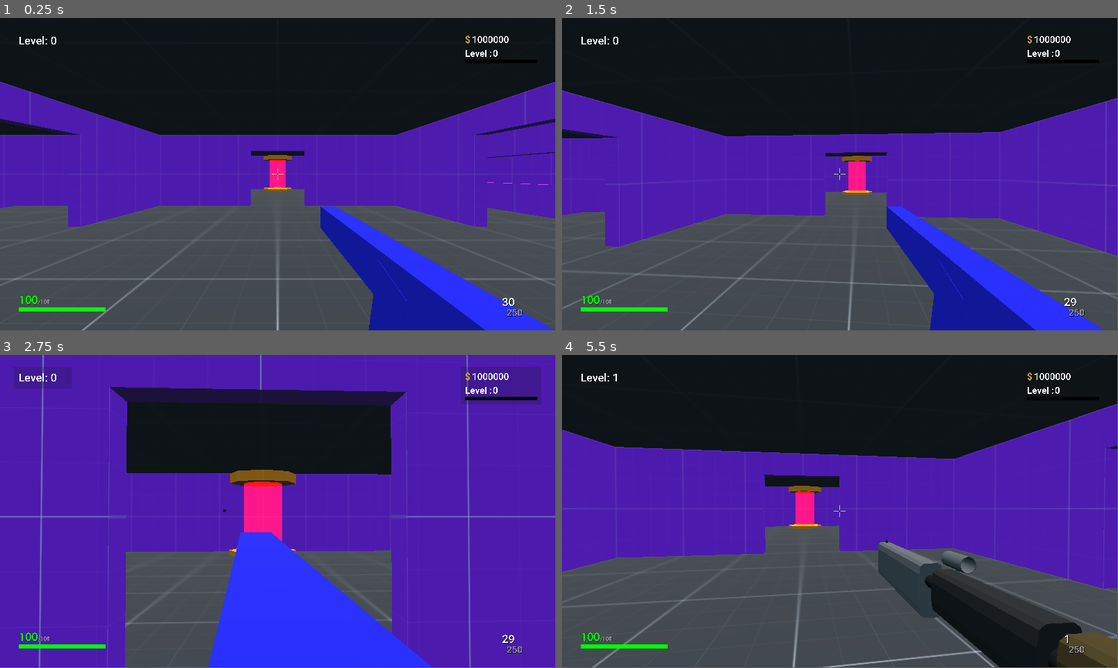
Above: before the commit, frames 1-4 (two rows, left to right).
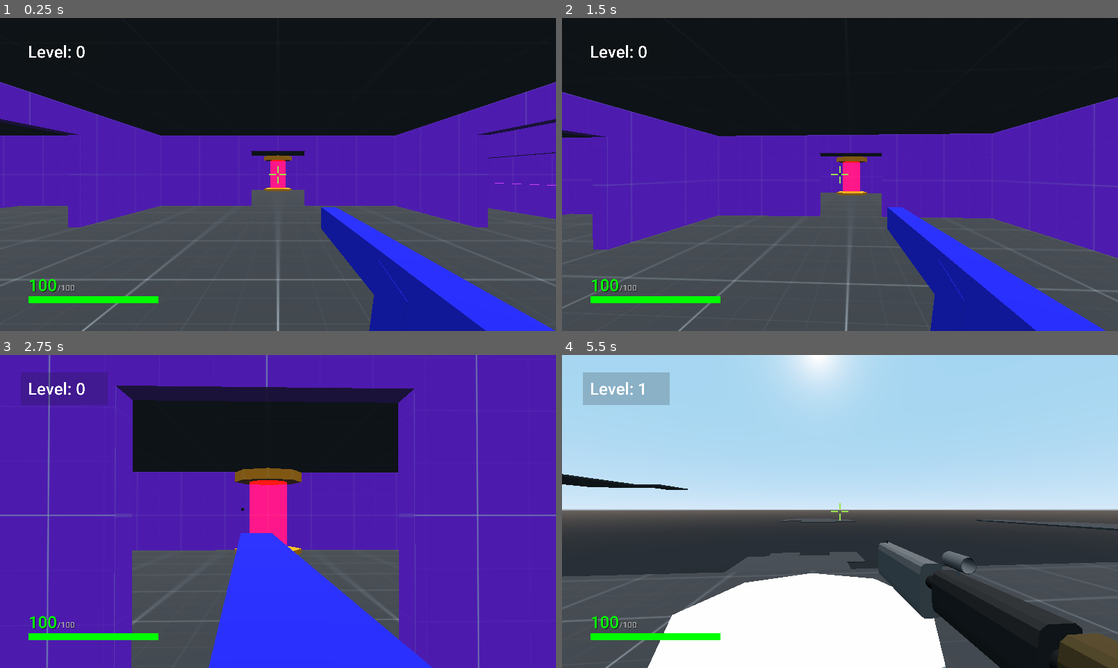
Above: after the commit, the same moments.

Repository: MetSpek/UntitledFPS
Game: Godot game, scene res://Scenes/Worlds/MainMenu.tscn
Same seed, same stepped clock (60 frames per second), same inputs: the game is played once before the commit and once after it.
Inputs (mouse positions are in pixels of both pictures, inside the frame that each line leads up to):
- Up to frame 1 (0.25 s): no input
- Up to frame 2 (1.5 s): tap Enter at 0.5 s; move the mouse to (867, 171) at 0.52 s; hold Ctrl (crouch) 0.53-1.28 s; hold W (move_forward) from 0.53 s (still down); tap Space (jump) at 0.77 s; move the mouse to (812, 174) at 1.27 s; click (812, 174) at 1.35 s
- Up to frame 3 (2.75 s): keep holding W (move_forward); tap Space (jump) at 1.52 s; move the mouse to (289, 505) at 2.02 s; hold Right mouse button (fire_weapon_2) from 2.03 s (still down)
- Up to frame 4 (5.5 s): keep holding W (move_forward); move the mouse to (834, 514) at 2.77 s; release Right mouse button (fire_weapon_2) at 2.78 s; tap E (interacting) at 2.85 s; tap Space (jump) at 3.02, 3.77, 4.52 s; move the mouse to (878, 514) at 3.52 s; hold Mouse wheel up (next_weapon) 3.53-4.28 s; move the mouse to (795, 508) at 4.27 s; tap Mouse wheel down (previous_weapon) at 4.35 s; move the mouse to (845, 511) at 5.02 s; tap Shift (sprint) at 5.1 s
The window is 799x449 before the commit and 800x450 after it. Grey fills any space a smaller window leaves; there, only what the larger window draws over its background counts as a difference.

The runs differ from the first frame. In frame 1, 2.1% of the frame differs, in the area x 0-100%, y 0-100%; in frame 2, 4.2%; in frame 3, 9.6%; in frame 4, 81%.

Commit message:
Version 0.0.1.15
- Added start of level
- Added teleporters
- Added jump pads

Diff:
--- a/Scenes/Players/PlayerTemplate.tscn
+++ b/Scenes/Players/PlayerTemplate.tscn
@@ -367,7 +367,7 @@
 
 [node name="Camera" type="Camera" parent="Head"]
 current = true
-far = 200.0
+far = 1000.0
 
 [node name="RayCast" type="RayCast" parent="Head/Camera"]
 enabled = true
--- /dev/null
+++ b/Scenes/Worlds/Items/JumpPad.tscn
@@ -0,0 +1,36 @@
+[gd_scene load_steps=4 format=2]
+
+[ext_resource path="res://Scripts/World/Items/JumpPad.gd" type="Script" id=1]
+
+[sub_resource type="CylinderShape" id=1]
+radius = 4.5
+height = 1.0
+
+[sub_resource type="Curve3D" id=2]
+_data = {
+"points": PoolVector3Array(  ),
+"tilts": PoolRealArray(  )
+}
+
+[node name="JumpPad" type="Spatial"]
+transform = Transform( 1, 0, 0, 0, 1, 0, 0, 0, 1, 0, 0, -104 )
+script = ExtResource( 1 )
+
+[node name="Area" type="Area" parent="." groups=["JumpPad"]]
+collision_layer = 0
+collision_mask = 2
+
+[node name="CollisionShape" type="CollisionShape" parent="Area"]
+transform = Transform( 1, 0, 0, 0, 1, 0, 0, 0, 1, 0, 1.05838, 0 )
+shape = SubResource( 1 )
+
+[node name="CSGCylinder" type="CSGCylinder" parent="."]
+transform = Transform( 1, 0, 0, 0, 1, 0, 0, 0, 1, 0, 1, 0 )
+radius = 4.5
+
+[node name="Path" type="Path" parent="."]
+curve = SubResource( 2 )
+
+[node name="PathFollow" type="PathFollow" parent="Path"]
+
+[connection signal="body_entered" from="Area" to="." method="_on_Area_body_entered"]
--- /dev/null
+++ b/Scenes/Worlds/Items/SmallTeleporter.tscn
@@ -0,0 +1,23 @@
+[gd_scene load_steps=3 format=2]
+
+[ext_resource path="res://Scripts/World/Items/SmallTeleporter.gd" type="Script" id=1]
+
+[sub_resource type="CylinderShape" id=1]
+radius = 4.5
+height = 1.0
+
+[node name="SmallTeleporter" type="Spatial" groups=["SmallTeleporter"]]
+script = ExtResource( 1 )
+
+[node name="Area" type="Area" parent="." groups=["JumpPad"]]
+collision_mask = 2
+
+[node name="CollisionShape" type="CollisionShape" parent="Area"]
+transform = Transform( 1, 0, 0, 0, 1, 0, 0, 0, 1, 0, 1.05838, 0 )
+shape = SubResource( 1 )
+
+[node name="CSGCylinder" type="CSGCylinder" parent="."]
+transform = Transform( 1, 0, 0, 0, 1, 0, 0, 0, 1, 0, 1, 0 )
+radius = 4.5
+
+[connection signal="body_entered" from="Area" to="." method="_on_Area_body_entered"]
--- /dev/null
+++ b/Scenes/Worlds/Levels/LevelFloatingislands.tscn
@@ -0,0 +1,125 @@
+[gd_scene load_steps=5 format=2]
+
+[ext_resource path="res://Scenes/Worlds/WorldTemplate.tscn" type="PackedScene" id=1]
+[ext_resource path="res://Scenes/Players/PlayerTemplate.tscn" type="PackedScene" id=2]
+[ext_resource path="res://Resources/Materials/Prototype/DarkMaterial.tres" type="Material" id=3]
+[ext_resource path="res://Scenes/Worlds/Items/JumpPad.tscn" type="PackedScene" id=4]
+
+[node name="LevelFloatingislands" instance=ExtResource( 1 )]
+
+[node name="IslandNorth" type="CSGBox" parent="Enviroment/Floors" index="0"]
+transform = Transform( 1, 0, 0, 0, 1, 0, 0, 0, 1, -329, 43.5, -398.5 )
+width = 94.0
+depth = 222.0
+material = ExtResource( 3 )
+
+[node name="IslandPiece" type="CSGBox" parent="Enviroment/Floors/IslandNorth" index="0"]
+transform = Transform( 1, 0, 0, 0, 1, 0, 0, 0, 1, -72, 0, 18.5 )
+width = 50.0
+depth = 158.0
+material = ExtResource( 3 )
+
+[node name="IslandPiece2" type="CSGBox" parent="Enviroment/Floors/IslandNorth" index="1"]
+transform = Transform( 1, 0, 0, 0, 1, 0, 0, 0, 1, 65, 0, -110.5 )
+width = 36.0
+depth = 76.0
+material = ExtResource( 3 )
+
+[node name="IslandEast" type="CSGBox" parent="Enviroment/Floors" index="1"]
+transform = Transform( 1, 0, 0, 0, 1, 0, 0, 0, 1, 0, -28, -799 )
+width = 94.0
+depth = 222.0
+material = ExtResource( 3 )
+
+[node name="IslandPiece" type="CSGBox" parent="Enviroment/Floors/IslandEast" index="0"]
+transform = Transform( 1, 0, 0, 0, 1, 0, 0, 0, 1, 74.5, 0, 27 )
+width = 55.0
+depth = 143.0
+material = ExtResource( 3 )
+
+[node name="IslandPiece2" type="CSGBox" parent="Enviroment/Floors/IslandEast" index="1"]
+transform = Transform( -4.37114e-08, 0, -1, 0, 1, 0, 1, 0, -4.37114e-08, -76, 0, -24 )
+width = 148.0
+depth = 58.0
+material = ExtResource( 3 )
+
+[node name="IslandSouth" type="CSGBox" parent="Enviroment/Floors" index="2"]
+transform = Transform( 1, 0, 0, 0, 1, 0, 0, 0, 1, 353, -15.5, -338 )
+width = 94.0
+depth = 145.0
+material = ExtResource( 3 )
+
+[node name="IslandPiece" type="CSGBox" parent="Enviroment/Floors/IslandSouth" index="0"]
+transform = Transform( 1, 0, 0, 0, 1, 0, 0, 0, 1, -21.5, 0, -119 )
+width = 50.0
+depth = 93.0
+material = ExtResource( 3 )
+
+[node name="IslandWest" type="CSGBox" parent="Enviroment/Floors" index="3"]
+width = 94.0
+depth = 222.0
+material = ExtResource( 3 )
+
+[node name="IslandPiece" type="CSGBox" parent="Enviroment/Floors/IslandWest" index="0"]
+transform = Transform( 1, 0, 0, 0, 1, 0, 0, 0, 1, 83.5, 0, -15 )
+width = 73.0
+depth = 150.0
+material = ExtResource( 3 )
+
+[node name="IslandPiece2" type="CSGBox" parent="Enviroment/Floors/IslandWest" index="1"]
+transform = Transform( -4.37114e-08, 0, -1, 0, 1, 0, 1, 0, -4.37114e-08, -86, 0, -25 )
+width = 39.0
+depth = 78.0
+material = ExtResource( 3 )
+
+[node name="IslandMiddle" type="CSGBox" parent="Enviroment/Floors" index="4"]
+transform = Transform( 1, 0, 0, 0, 1, 0, 0, 0, 1, 0, -80, -398.5 )
+width = 94.0
+depth = 222.0
+material = ExtResource( 3 )
+
+[node name="IslandPiece" type="CSGBox" parent="Enviroment/Floors/IslandMiddle" index="0"]
+transform = Transform( 1, 0, 0, 0, 1, 0, 0, 0, 1, 74.5, 0, 75.5 )
+width = 55.0
+depth = 96.0
+material = ExtResource( 3 )
+
+[node name="IslandPiece2" type="CSGBox" parent="Enviroment/Floors/IslandMiddle" index="1"]
+transform = Transform( -4.37114e-08, 0, -1, 0, 1, 0, 1, 0, -4.37114e-08, -86, 0, -37 )
+width = 148.0
+depth = 78.0
+material = ExtResource( 3 )
+
+[node name="IslandPiece3" type="CSGBox" parent="Enviroment/Floors/IslandMiddle" index="2"]
+transform = Transform( 1, 0, 0, 0, 1, 0, 0, 0, 1, -74.5, 0, 85 )
+width = 55.0
+depth = 96.0
+material = ExtResource( 3 )
+
+[node name="IslandPiece4" type="CSGBox" parent="Enviroment/Floors/IslandMiddle" index="3"]
+transform = Transform( 1, 0, 0, 0, 1, 0, 0, 0, 1, -61.5, 0, -126 )
+width = 55.0
+depth = 30.0
+material = ExtResource( 3 )
+
+[node name="IslandPiece5" type="CSGBox" parent="Enviroment/Floors/IslandMiddle" index="4"]
+transform = Transform( 1, 0, 0, 0, 1, 0, 0, 0, 1, 49.5, 0, -126 )
+width = 55.0
+depth = 30.0
+material = ExtResource( 3 )
+
+[node name="IslandPiece6" type="CSGBox" parent="Enviroment/Floors/IslandMiddle" index="5"]
+transform = Transform( -4.37114e-08, 0, -1, 0, 1, 0, 1, 0, -4.37114e-08, 62, 0, -83.5 )
+width = 55.0
+depth = 30.0
+material = ExtResource( 3 )
+
+[node name="JumpPad" type="Spatial" parent="Enviroment/Items" index="0"]
+
+[node name="JumpPadEM" parent="Enviroment/Items/JumpPad" index="0" instance=ExtResource( 4 )]
+move_y = 40.0
+move_z = -54.0
+slowdown = 2.0
+
+[node name="PlayerTemplate" parent="Player" index="0" instance=ExtResource( 2 )]
+transform = Transform( 1, 0, 0, 0, 1, 0, 0, 0, 1, 0, 8, -87.4866 )
--- a/Scenes/Worlds/MainMenu.tscn
+++ b/Scenes/Worlds/MainMenu.tscn
@@ -9,6 +9,7 @@
 [ext_resource path="res://Resources/Materials/Prototype/RedMaterial.tres" type="Material" id=7]
 [ext_resource path="res://Scripts/World/Items/UpgradePole.gd" type="Script" id=8]
 [ext_resource path="res://Scripts/World/Items/BeginTeleporter.gd" type="Script" id=9]
+[ext_resource path="res://Scenes/Enemies/EnemySpawn.tscn" type="PackedScene" id=10]
 
 [sub_resource type="BoxShape" id=11]
 extents = Vector3( 0.5, 0.5, 0.5 )
@@ -497,6 +498,10 @@
 anims/LaserShoot = SubResource( 7 )
 anims/RESET = SubResource( 8 )
 
+[node name="EnemySpawn" parent="Enemies" index="5" instance=ExtResource( 10 )]
+transform = Transform( -4.37114e-08, 0, 1, 0, 1, 0, -1, 0, -4.37114e-08, -38.5, 2, 0 )
+enemy_count = 5
+
 [connection signal="body_entered" from="Enviroment/Items/BeginTeleporter/Area" to="Enviroment/Items/BeginTeleporter" method="_on_Area_body_entered"]
 
 [editable path="Player/PlayerTemplate"]
--- a/Scripts/Game/GlobalGameHandler.gd
+++ b/Scripts/Game/GlobalGameHandler.gd
@@ -66,7 +66,7 @@
 var start_height = -.5
 var difficulty = 0
 
-var levels = ["res://Scenes/Worlds/MainMenu.tscn"]
+var levels = ["res://Scenes/Worlds/Levels/LevelFloatingislands.tscn"]
 
 
 #PLAYER
--- a/Scripts/Player/PlayerTemplate.gd
+++ b/Scripts/Player/PlayerTemplate.gd
@@ -7,6 +7,7 @@
 onready var slide_movement_speed = GlobalGameHandler.player_slide_speed
 onready var slide_speed = slide_movement_speed
 var speed
+var is_player_on_floor
 
 export var crouching_speed = 20
 export var slide_treshhold = 15
@@ -94,6 +95,10 @@
 	fire()
 	check_ads(delta)
 	check_interaction()
+	if is_on_floor():
+		is_player_on_floor = true
+	else:
+		is_player_on_floor = false
 
 func check_ads(delta):
 	if Input.is_action_pressed("fire_weapon_2") and !reload_timer.time_left > 0:
--- /dev/null
+++ b/Scripts/World/Items/JumpPad.gd
@@ -0,0 +1,50 @@
+extends Spatial
+
+var player
+var velocity
+var standard_velocity
+export var move_x : float
+export var move_y : float
+export var move_z : float
+export var slowdown : float
+
+onready var path = $Path/PathFollow
+var moved_child = false
+
+func _ready():
+	standard_velocity = Vector3(move_x, move_y, move_z)
+
+func _physics_process(delta):
+	if player != null:
+		velocity = Vector3(move_x, move_y, move_z)
+		player.move_and_slide(velocity)
+		if player.is_player_on_floor:
+			if move_x > 0:
+				move_x -= slowdown
+			elif move_x < 0:
+				move_x += slowdown
+
+			if move_y > 0:
+				move_y -= slowdown
+			elif move_y < 0:
+				move_y += slowdown
+
+			if move_z > 0:
+				move_z -= slowdown
+			elif move_z < 0:
+				move_z += slowdown
+
+		print("x: " + str(move_x) + "  y: " + str(move_y) + "  z: " + str(move_z))
+
+		if move_x == 0 and move_y == 0 and move_z == 0:
+			player = null
+			reset_values()
+
+func reset_values():
+	move_x = standard_velocity.x
+	move_y = standard_velocity.y
+	move_z = standard_velocity.z
+
+func _on_Area_body_entered(body):
+	if body.name == "PlayerTemplate" and !moved_child:
+		player = body
--- /dev/null
+++ b/Scripts/World/Items/SmallTeleporter.gd
@@ -0,0 +1,16 @@
+extends Spatial
+
+
+export var teleport_group : int
+export var teleporter : int
+
+func call_teleport_object(body):
+	get_tree().call_group("SmallTeleporter", "teleport_object", body, teleport_group, teleporter)
+
+func teleport_object(body, group, number):
+	if group == teleport_group and not number == teleporter:
+		body.global_transform.origin = global_transform.origin
+		body.global_transform.origin.y += 5
+
+func _on_Area_body_entered(body):
+	call_teleport_object(body)
--- a/project.godot
+++ b/project.godot
@@ -21,8 +21,8 @@
 
 [display]
 
-window/size/width=1920
-window/size/height=1080
+window/size/width=1280
+window/size/height=720
 
 [input]
 
Not shown: 1 places in Scenes/Worlds/MainMenu.tscn that only renumber resources
